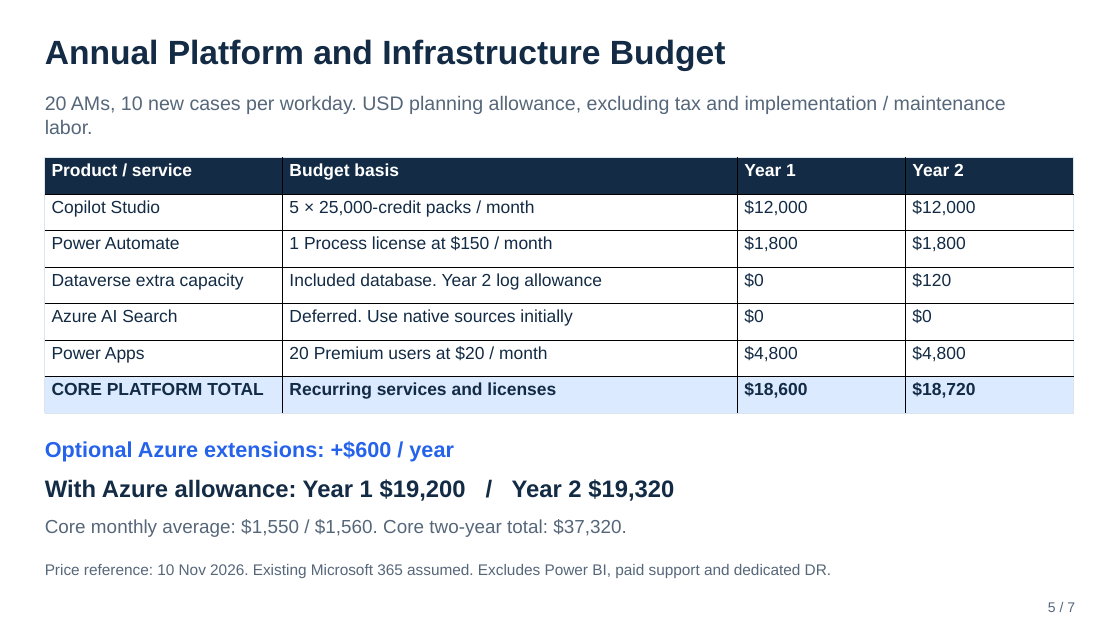
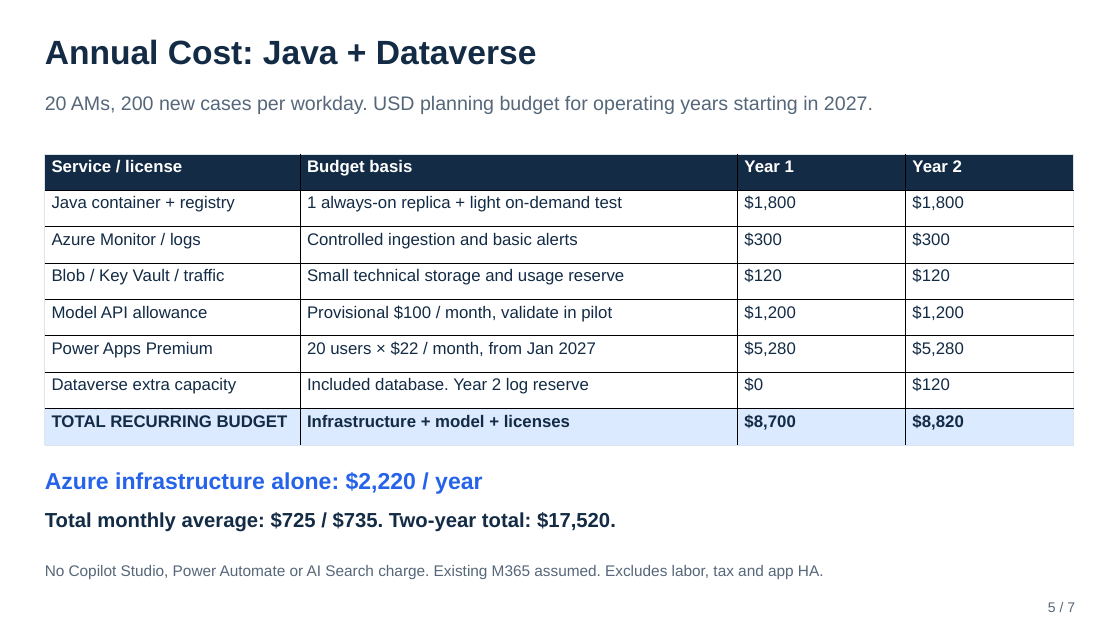
Before and after one commit to realAaronWu/aam, a slide deck: slide 5 of docs/presentations/aam-project-overview-mvp.pptx. Drawn at 1120x630 pixels with LibreOffice and Linux fonts; fonts in the diff are those of the drawing. Boxes give left, top, right and bottom in pixels: in the first picture for what was removed or moved away, otherwise in the second. Text is boxed around its words. In the diff, an @@ line names an element or a change of style, - is before the commit and + after.

```diff
--- a/docs/presentations/aam-project-overview-mvp.pptx
+++ b/docs/presentations/aam-project-overview-mvp.pptx
@@ text at box(45, 39, 537, 65): text changed @@
-Annual Platform and Infrastructure Budget
+Annual Cost: Java + Dataverse
@@ text at box(45, 96, 873, 114): text changed @@
-20 AMs, 10 new cases per workday. USD planning allowance, excluding tax and implementation / maintenance labor.
+20 AMs, 200 new cases per workday. USD planning budget for operating years starting in 2027.
@@ table at box(45, 154, 1074, 445) @@
-row 1: Product / service | Budget basis | Year 1 | Year 2
-row 2: Copilot Studio | 5 × 25,000-credit packs / month | $12,000 | $12,000
-row 3: Power Automate | 1 Process license at $150 / month | $1,800 | $1,800
-row 4: Dataverse extra capacity | Included database. Year 2 log allowance | $0 | $120
-row 5: Azure AI Search | Deferred. Use native sources initially | $0 | $0
-row 6: Power Apps | 20 Premium users at $20 / month | $4,800 | $4,800
-row 7: CORE PLATFORM TOTAL | Recurring services and licenses | $18,600 | $18,720
+row 1: Service / license | Budget basis | Year 1 | Year 2
+row 2: Java container + registry | 1 always-on replica + light on-demand test | $1,800 | $1,800
+row 3: Azure Monitor / logs | Controlled ingestion and basic alerts | $300 | $300
+row 4: Blob / Key Vault / traffic | Small technical storage and usage reserve | $120 | $120
+row 5: Model API allowance | Provisional $100 / month, validate in pilot | $1,200 | $1,200
+row 6: Power Apps Premium | 20 users × $22 / month, from Jan 2027 | $5,280 | $5,280
+row 7: Dataverse extra capacity | Included database. Year 2 log reserve | $0 | $120
+row 8: TOTAL RECURRING BUDGET | Infrastructure + model + licenses | $8,700 | $8,820
@@ text at box(45, 472, 482, 494): text changed; size 23.2 to 24.8 pt @@
-Optional Azure extensions: +$600 / year
+Azure infrastructure alone: $2,220 / year
@@ text removed at box(45, 479, 674, 501) @@
-With Azure allowance: Year 1 $19,200 / Year 2 $19,320
@@ text at box(45, 512, 616, 532): text changed; size 20.2 to 21.8 pt; text colour #56677A to #132B45; bold on @@
-Core monthly average: $1,550 / $1,560. Core two-year total: $37,320.
+Total monthly average: $725 / $735. Two-year total: $17,520.
@@ text at box(45, 565, 824, 579): text changed @@
-Price reference: 10 Nov 2026. Existing Microsoft 365 assumed. Excludes Power BI, paid support and dedicated DR.
+No Copilot Studio, Power Automate or AI Search charge. Existing M365 assumed. Excludes labor, tax and app HA.
```
Also in this commit, not shown: 5 other slides changed, 1 slide added, 1 slide removed.
